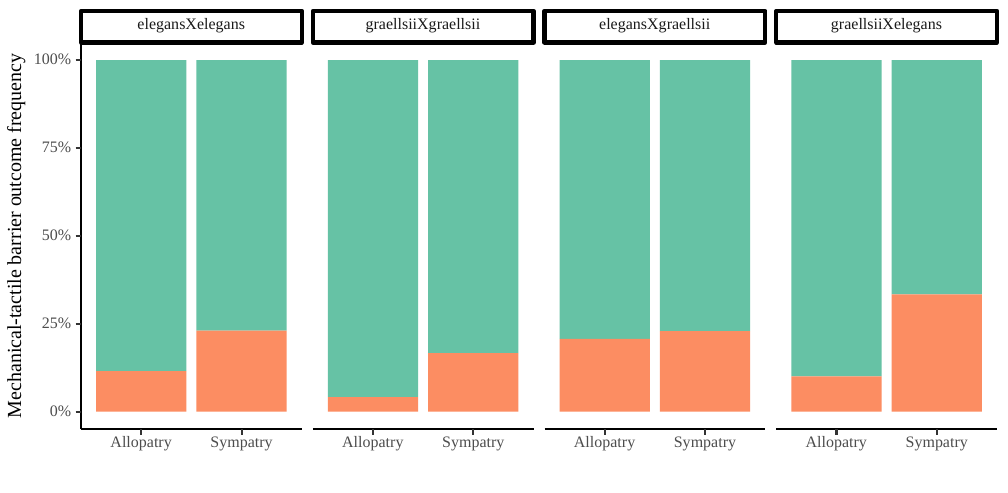
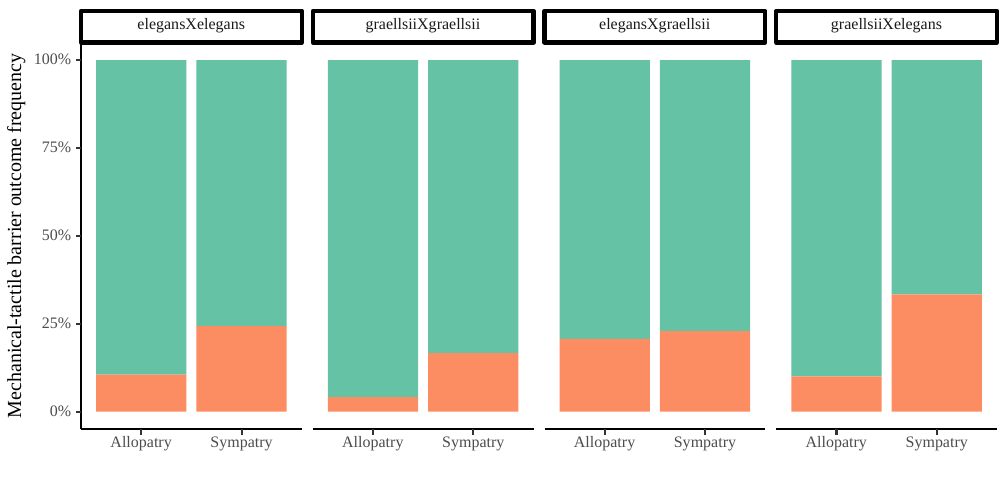
Before and after one commit to LuisRodrigoArce-Valdes/Ischnura_Reinforcement, a slide deck: slide 2 of 02_Regions/01_Absolutes/figures/01_Prezygotics.pptx. Drawn at 1008x493 pixels with LibreOffice and Linux fonts; fonts in the diff are those of the drawing. Boxes give left, top, right and bottom in pixels: in the first picture for what was removed or moved away, otherwise in the second. Text is boxed around its words. In the diff, an @@ line names an element or a change of style, - is before the commit and + after.

```diff
--- a/02_Regions/01_Absolutes/figures/01_Prezygotics.pptx
+++ b/02_Regions/01_Absolutes/figures/01_Prezygotics.pptx
@@ rectangle: place and size @@
-rectangle at box(96, 60, 187, 371)
+rectangle at box(96, 60, 187, 375)
@@ rectangle: place and size @@
-rectangle at box(197, 60, 288, 331)
+rectangle at box(197, 60, 288, 326)
@@ rectangle: place and size @@
-rectangle at box(197, 331, 288, 411)
+rectangle at box(197, 326, 288, 411)
```
Also in this commit, not shown: 4 other slides changed, 46 other files.
